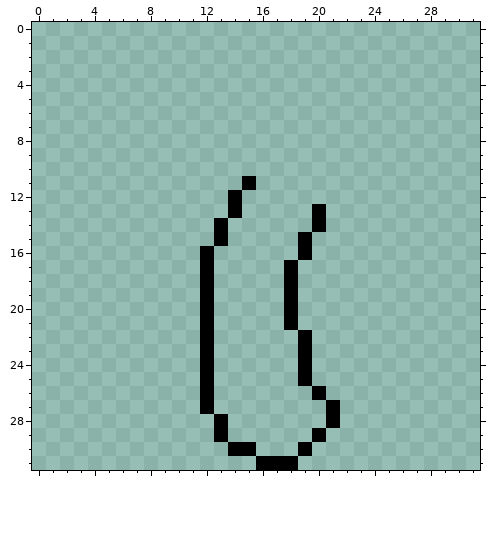
One commit to this pixel-art file: src/game/textures/mushroom.aseprite. This is how it looked before the edit.
32x32 pixels, 1 frame.
Now the later version:
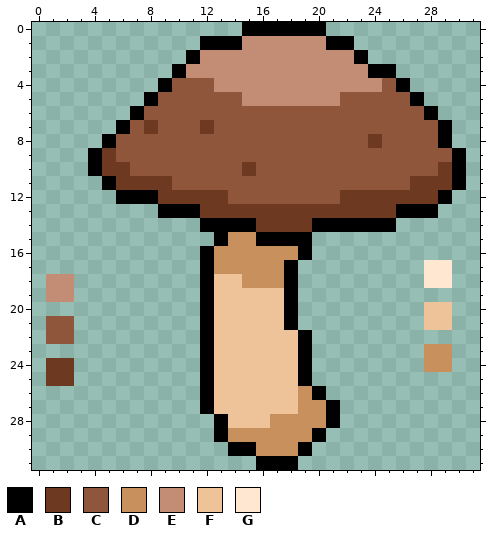
Palette (. is transparent): A #000000  B #6e3921  C #8f563b  D #c7905d  E #c28d74  F #eec39a  G #ffe7d1
The edit:
layer "stem" added
layer "cap" added
layer "Layer 1" removed
Layers "cap", "stem":
The author put colour A in row 0 at x 15 to 20; in row 1 at x 12 to 14 and 21 to 22; in row 2 at x 11 and 23; in row 3 at x 10 and 24 to 25; in row 4 at x 9 and 26; in row 5 at x 8 and 27.
The author put colour A in row 6 at x 7 and 28; in row 7 at x 6 and 29; in row 8 at x 5 and 29; in rows 9 to 10 at x 4 and 30; in row 11 at x 5 and 30; in row 12 at x 6 to 8 and 29.
The author put colour A in row 13 at x 9 to 11 and 26 to 28; in row 14 at x 12, 14 to 15 and 21 to 25; in row 15 at x 16 to 18.
The author put colour B in row 7 at x 8 and 12; in row 8 at x 24; in row 9 at x 5; in row 10 at x 5 to 6, 15 and 29; in row 11 at x 6 to 9 and 27 to 29; in row 12 at x 9 to 13 and 22 to 28.
The author put colour B in row 13 at x 12 to 13, 15 to 19 and 21 to 25; in row 14 at x 16 to 19; in rows 24 to 25 at x 1 to 2.
Colour A becomes colour B in row 13 at x 14 and 20.
The author put colour C in row 4 at x 10 to 12 and 25; in row 5 at x 9 to 14 and 22 to 26; in row 6 at x 8 to 27; in row 7 at x 7, 9 to 11 and 13 to 28; in row 8 at x 6 to 23 and 25 to 28; in row 9 at x 6 to 29.
The author put colour C in row 10 at x 7 to 14 and 16 to 28; in row 11 at x 10 to 14 and 16 to 26; in row 12 at x 15 to 21; in rows 21 to 22 at x 1 to 2.
Colour A becomes colour C in row 11 at x 15; in row 12 at x 14.
The author put colour D in row 15 at x 14 to 15; in row 16 at x 13 to 18; in row 17 at x 13 to 17; in row 18 at x 15 to 17; in rows 23 to 24 at x 28 to 29; in row 26 at x 19.
The author put colour D in row 27 at x 19 to 20; in row 28 at x 17 to 20; in row 29 at x 14 to 19; in row 30 at x 16 to 18.
The author put colour E in row 1 at x 15 to 20; in row 2 at x 12 to 22; in row 3 at x 11 to 23; in row 4 at x 13 to 24; in row 5 at x 15 to 21; in rows 18 to 19 at x 1 to 2.
The author put colour F in row 18 at x 13 to 14; in row 19 at x 13 to 17; in rows 20 to 21 at x 13 to 17 and 28 to 29; in rows 22 to 27 at x 13 to 18; in row 28 at x 14 to 16.
The author put colour G in rows 17 to 18 at x 28 to 29.
